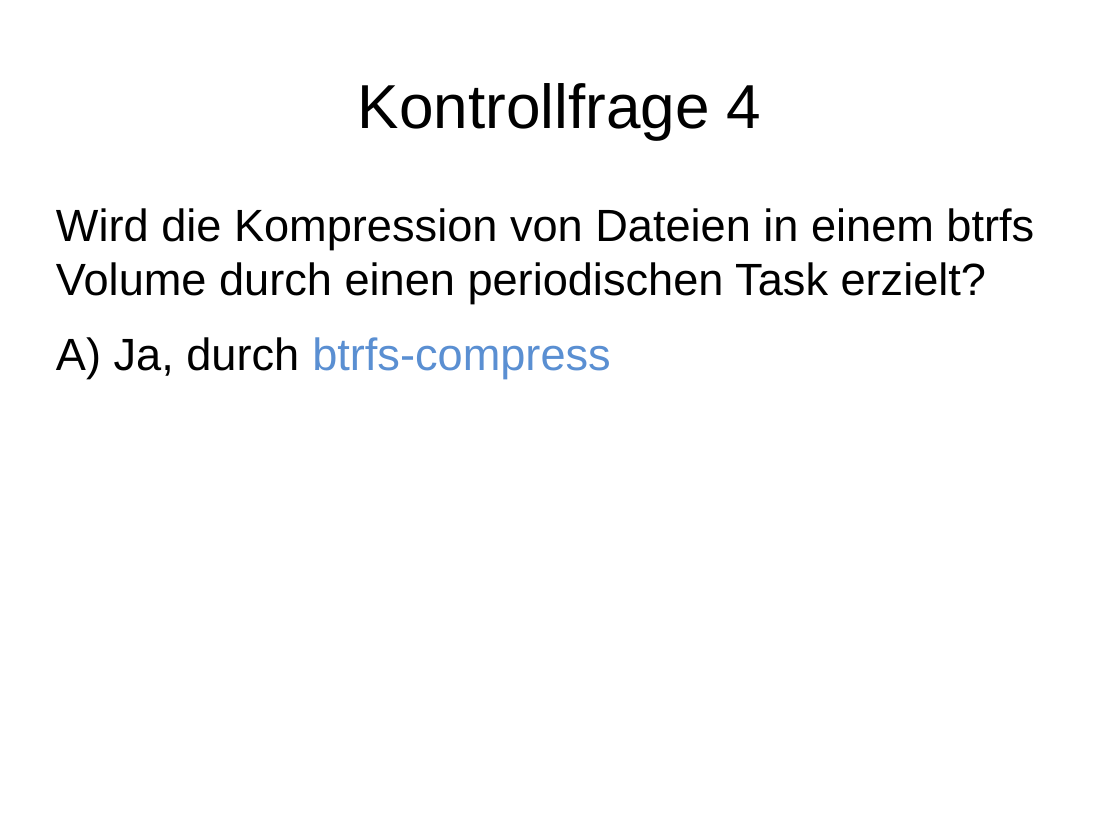
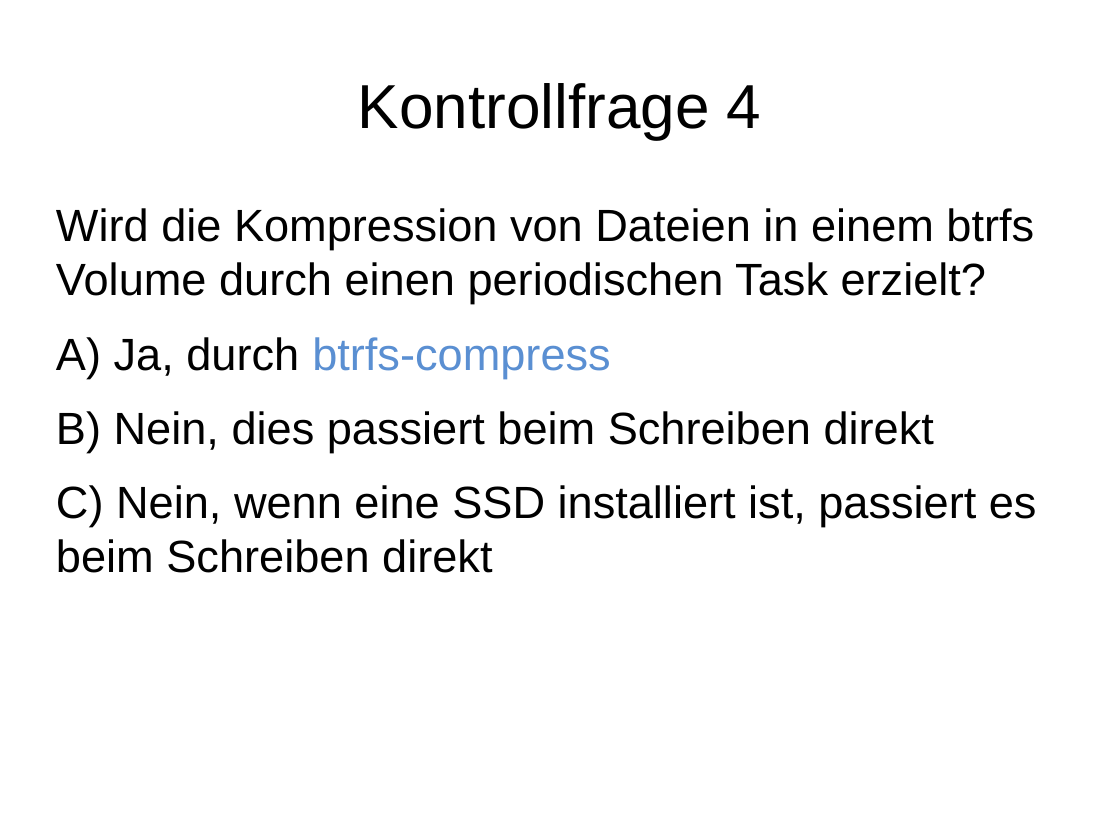
Before and after one commit to adfinis/adsy-trainings, a slide deck: slide 5 of SSA_SUSE-System-Administration/1003_btrfs/modul_btrfs_1003_04_check.odp. Drawn at 1120x840 pixels with LibreOffice and Linux fonts; fonts in the diff are those of the drawing. Boxes give left, top, right and bottom in pixels: in the first picture for what was removed or moved away, otherwise in the second. Text is boxed around its words. In the diff, an @@ line names an element or a change of style, - is before the commit and + after.

```diff
--- a/SSA_SUSE-System-Administration/1003_btrfs/modul_btrfs_1003_04_check.odp
+++ b/SSA_SUSE-System-Administration/1003_btrfs/modul_btrfs_1003_04_check.odp
@@ text at (x1=56, y1=411, x2=1037, y2=573): paragraphs added @@
+B) Nein, dies passiert beim Schreiben direkt
+C) Nein, wenn eine SSD installiert ist, passiert es beim Schreiben direkt
```
Also in this commit, not shown: 2 other slides changed.
